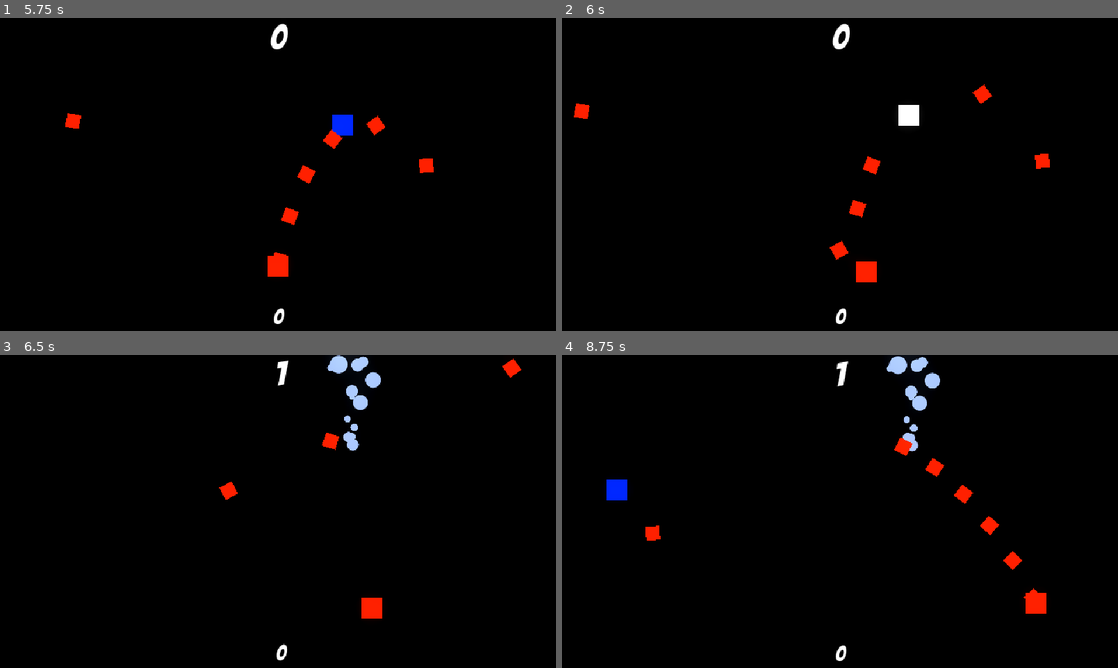
Above: before the commit, frames 1-4 (two rows, left to right).
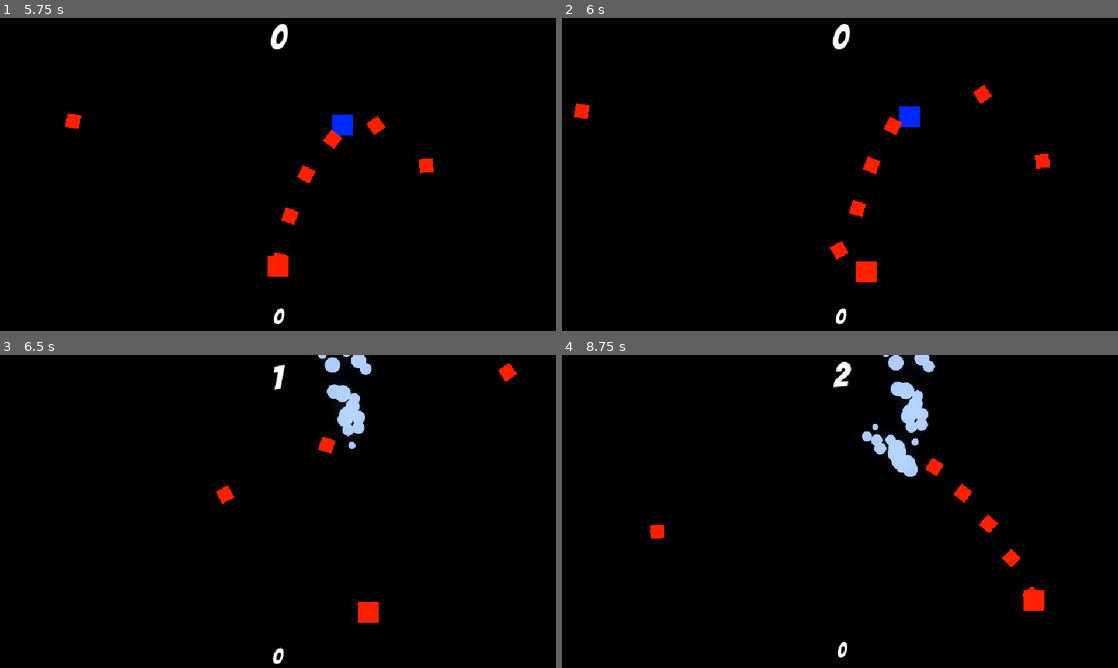
Above: after the commit, the same moments.

Repository: deoshreyas/Survive-The-Waves
Game: Godot game, scene res://Scenes/world.tscn
The game is run twice, just before and just after one commit, with the same random seed, the same clock (stepped at 60 frames per second) and the same inputs.
Inputs (mouse positions are in pixels of both pictures, inside the frame that each line leads up to):
- Up to frame 1 (5.75 s): tap Enter at 0.5 s; move the mouse to (400, 158) at 0.52 s; press the mouse at (400, 158) at 0.53 s; hold Right (btn_right) 0.53-1.28 s; move the mouse to (166, 190) at 1.27 s; release the mouse at (166, 190) at 1.28 s; hold Down (btn_down) 1.28-2.03 s; click (166, 190) at 1.35 s; move the mouse to (333, 105) at 2.02 s; press the mouse at (333, 105) at 2.03 s; hold Right (btn_right) 2.03-2.78 s; move the mouse to (250, 237) at 2.77 s; release the mouse at (250, 237) at 2.78 s; hold Up (btn_up) 2.78-3.53 s; click (250, 237) at 2.85 s; move the mouse to (444, 221) at 3.52 s; press the mouse at (444, 221) at 3.53 s; hold Left (btn_left) 3.53-5.03 s; move the mouse to (111, 127) at 4.27 s; release the mouse at (111, 127) at 4.28 s; click (111, 127) at 4.35 s; move the mouse to (305, 174) at 5.02 s; press the mouse at (305, 174) at 5.03 s; hold Down (btn_down) from 5.03 s (still down)
- Up to frame 2 (6 s): move the mouse to (756, 96) at 5.77 s; release Down (btn_down) at 5.78 s; release the mouse at (756, 96) at 5.78 s; hold Right (btn_right) from 5.78 s (still down); click (756, 96) at 5.85 s
- Up to frame 3 (6.5 s): keep holding Right (btn_right)
- Up to frame 4 (8.75 s): move the mouse to (962, 495) at 6.52 s; release Right (btn_right) at 6.53 s; press the mouse at (962, 495) at 6.53 s; hold Up (btn_up) 6.53-7.28 s; move the mouse to (728, 527) at 7.27 s; release the mouse at (728, 527) at 7.28 s; hold Right (btn_right) 7.28-8.03 s; click (728, 527) at 7.35 s; move the mouse to (895, 442) at 8.02 s; press the mouse at (895, 442) at 8.03 s; hold Down (btn_down) from 8.03 s (still down)

Frame 1 is identical in both runs. In frame 2, 0.4% of the frame differs, in the area x 57-65%, y 27-38%; in frame 3, 1.8%; in frame 4, 2.4%, in the area x 8-88%, y 0-98%.

Commit message:
Change enemy system to allow for inheritance, Add new enemy, Refine Camera Shake mechanic, Change the difficulty curve

Diff:
--- a/Scenes/enemy.tscn
+++ b/Scenes/enemy.tscn
@@ -1,16 +1,16 @@
-[gd_scene load_steps=4 format=3 uid="uid://d3du0628k3p0b"]
+[gd_scene load_steps=4 format=3 uid="uid://t7xq5y0km7oq"]
 
 [ext_resource type="Texture2D" uid="uid://b4fucnr0ux87i" path="res://Assets/Square.png" id="1_146fx"]
-[ext_resource type="Script" path="res://Scripts/enemy.gd" id="2_nx8gl"]
+[ext_resource type="Script" path="res://Scripts/enemy_simple.gd" id="2_3tgyd"]
 
 [sub_resource type="RectangleShape2D" id="RectangleShape2D_wnx3h"]
 size = Vector2(16, 16)
 
-[node name="Enemy" type="Sprite2D"]
+[node name="EnemyBase" type="Sprite2D"]
 modulate = Color(0, 0.156863, 1, 1)
 scale = Vector2(1.5, 1.5)
 texture = ExtResource("1_146fx")
-script = ExtResource("2_nx8gl")
+script = ExtResource("2_3tgyd")
 
 [node name="Hitbox" type="Area2D" parent="." groups=["Enemy"]]
 
--- /dev/null
+++ b/Scenes/enemy_1.tscn
@@ -0,0 +1,10 @@
+[gd_scene load_steps=2 format=3 uid="uid://cugswfv4dw46y"]
+
+[ext_resource type="PackedScene" uid="uid://t7xq5y0km7oq" path="res://Scenes/enemy.tscn" id="1_3gejs"]
+
+[node name="Enemy1" instance=ExtResource("1_3gejs")]
+modulate = Color(1, 1, 0, 1)
+speed = 120
+hp = 1
+knockback = 1200
+screen_shake = 90
--- /dev/null
+++ b/Scenes/enemy_2.tscn
@@ -0,0 +1,5 @@
+[gd_scene load_steps=2 format=3 uid="uid://duvxnvyehxd6i"]
+
+[ext_resource type="PackedScene" uid="uid://t7xq5y0km7oq" path="res://Scenes/enemy.tscn" id="1_aseui"]
+
+[node name="Enemy2" instance=ExtResource("1_aseui")]
--- a/Scenes/world.tscn
+++ b/Scenes/world.tscn
@@ -1,8 +1,10 @@
-[gd_scene load_steps=9 format=3 uid="uid://b57vpcqkq5kch"]
+[gd_scene load_steps=11 format=3 uid="uid://b57vpcqkq5kch"]
 
 [ext_resource type="Script" path="res://Scripts/World.gd" id="1_0b8ds"]
+[ext_resource type="PackedScene" uid="uid://cugswfv4dw46y" path="res://Scenes/enemy_1.tscn" id="2_eiwbd"]
 [ext_resource type="PackedScene" uid="uid://4kwm1cpaveqp" path="res://Scenes/player.tscn" id="2_t0bxp"]
 [ext_resource type="FontFile" uid="uid://0067x8byqdmo" path="res://Fonts/Font.ttf" id="3_c0450"]
+[ext_resource type="PackedScene" uid="uid://duvxnvyehxd6i" path="res://Scenes/enemy_2.tscn" id="3_r0lyx"]
 [ext_resource type="Script" path="res://Scripts/Score.gd" id="4_i1av2"]
 [ext_resource type="Script" path="res://Scripts/Camera.gd" id="5_5kbm0"]
 [ext_resource type="Script" path="res://Scripts/HiScore.gd" id="5_gnfme"]
@@ -15,9 +17,12 @@
 
 [sub_resource type="LabelSettings" id="LabelSettings_6pf4p"]
 font_size = 25
+outline_size = 5
+outline_color = Color(0, 0, 0, 1)
 
 [node name="World" type="Node2D"]
 script = ExtResource("1_0b8ds")
+enemy_scenes = Array[PackedScene]([ExtResource("2_eiwbd"), ExtResource("3_r0lyx")])
 
 [node name="Player" parent="." instance=ExtResource("2_t0bxp")]
 position = Vector2(320, 180)
--- a/Scripts/enemy.gd
+++ b/Scripts/EnemyCore.gd
@@ -1,38 +1,48 @@
 extends Sprite2D
 
-const SPEED = 75.0
+@export var speed = 75
 var velocity = Vector2()
 
 var stunned = false
 
-var hp = 3
+@export var hp = 3
+
+@export var knockback = 600
+
+@onready var current_colour = modulate
+
+@export var screen_shake = 120
 
 var blood_particles = preload("res://Scenes/blood_particles.tscn")
 
-func _process(delta):
-	if Global.player!=null and not stunned:
-		velocity = global_position.direction_to(Global.player.global_position)
-	elif stunned:
-		velocity = lerp(velocity, Vector2.ZERO, 0.3)
-	global_position += velocity * SPEED * delta
+func _process(_delta):
 	if hp<=0:
+		print(1)
 		if Global.camera!=null:
-			Global.camera.screen_shake(80, 0.2)
+			Global.camera.screen_shake(screen_shake, 0.2)
 		if Global.node_creation_parent!=null:
 			var blood_particles_instance = Global.instance_node(blood_particles, global_position, Global.node_creation_parent)
 			blood_particles_instance.rotation = velocity.angle()
 		queue_free()
 		Global.score += 1
 
+func basic_movement(delta):
+	if Global.player!=null and not stunned:
+		velocity = global_position.direction_to(Global.player.global_position)
+		global_position += velocity * speed * delta
+	elif stunned:
+		velocity = lerp(velocity, Vector2.ZERO, 0.3)
+		global_position += velocity * delta
+
 func _on_hitbox_area_entered(area):
 	if area.is_in_group("Bullets") and not stunned:
 		modulate = Color.WHITE
-		velocity = -velocity * 6
+		velocity = -velocity * knockback
 		stunned = true
 		$StunTimer.start()
 		area.get_parent().queue_free()
 		hp -= 1
 
 func _on_stun_timer_timeout():
-	modulate = Color("0028ff")
+	modulate = current_colour
 	stunned = false
--- a/Scripts/World.gd
+++ b/Scripts/World.gd
@@ -1,6 +1,6 @@
 extends Node2D
 
-var enemy = preload("res://Scenes/enemy.tscn")
+@export var enemy_scenes: Array[PackedScene] = []
 
 func _ready():
 	Global.node_creation_parent = self
@@ -13,8 +13,9 @@
 	var enemy_pos = Vector2(randi_range(-160, 670), randi_range(-90, 390))
 	while enemy_pos.x<640 and enemy_pos.x>-80 and enemy_pos.y<360 and enemy_pos.y>-45:
 		enemy_pos = Vector2(randi_range(-160, 670), randi_range(-90, 390))
+	var enemy = enemy_scenes.pick_random()
 	Global.instance_node(enemy, enemy_pos, self)
 
 func _on_difficulty_timer_timeout():
 	if $EnemySpawnTimer.wait_time > 0.5:
-		$EnemySpawnTimer.wait_time -= 0.1
+		$EnemySpawnTimer.wait_time -= 0.025
--- /dev/null
+++ b/Scripts/enemy_simple.gd
@@ -0,0 +1,5 @@
+extends "res://Scripts/EnemyCore.gd"
+
+func _process(delta):
+	super(delta)
+	basic_movement(delta)
